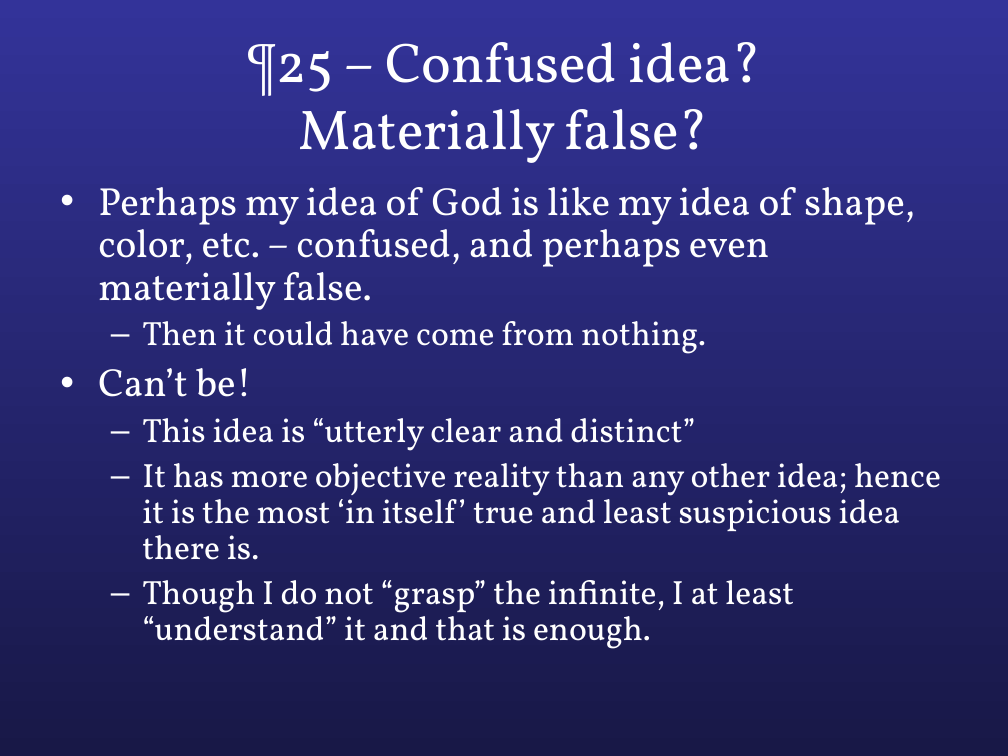
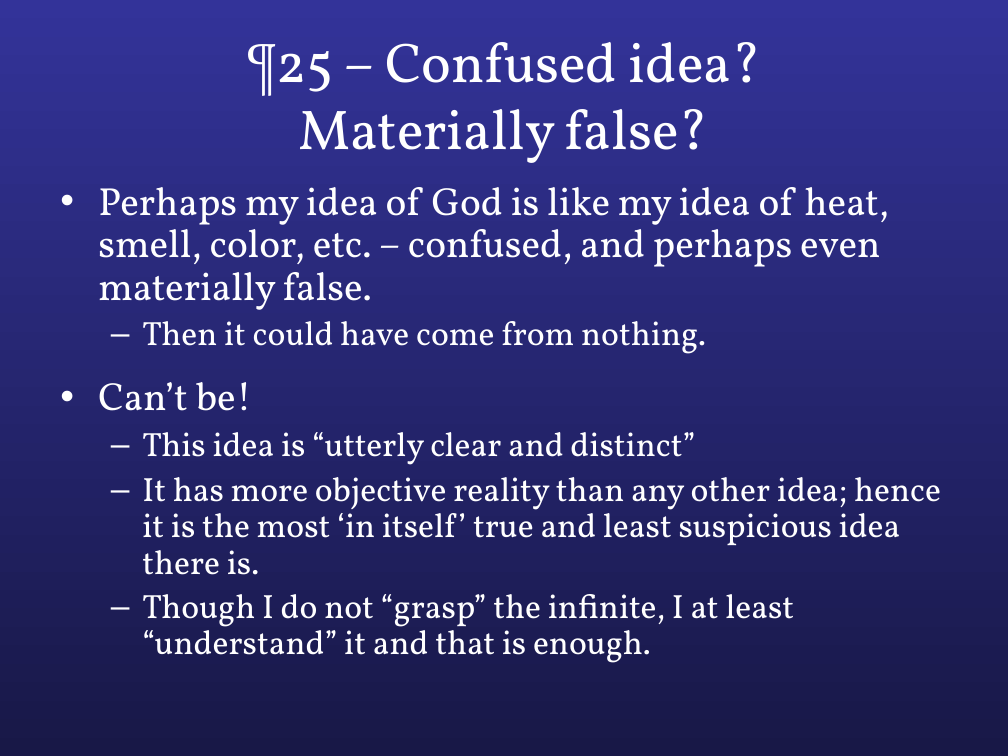
Before and after one commit to colemitchell/colemitchell.github.io, a slide deck: slide 23 of PHIL2220/Med III.ppt. Drawn at 1008x756 pixels with LibreOffice and Linux fonts; fonts in the diff are those of the drawing. Boxes give left, top, right and bottom in pixels: in the first picture for what was removed or moved away, otherwise in the second. Text is boxed around its words. In the diff, an @@ line names an element or a change of style, - is before the commit and + after.

```diff
--- a/PHIL2220/Med III.ppt
+++ b/PHIL2220/Med III.ppt
@@ text at [98, 187, 889, 310]: text changed @@
-• Perhaps my idea of God is like my idea of shape, color, etc. – confused, and perhaps even materially false.
+• Perhaps my idea of God is like my idea of heat, smell, color, etc. – confused, and perhaps even materially false.
```
Also in this commit, not shown: 7 other slides changed.
